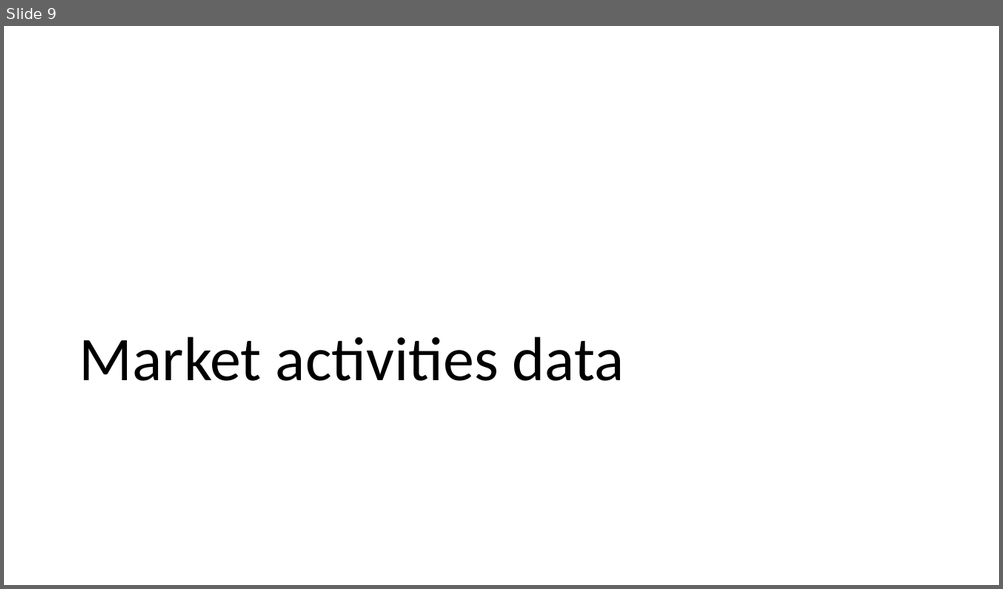
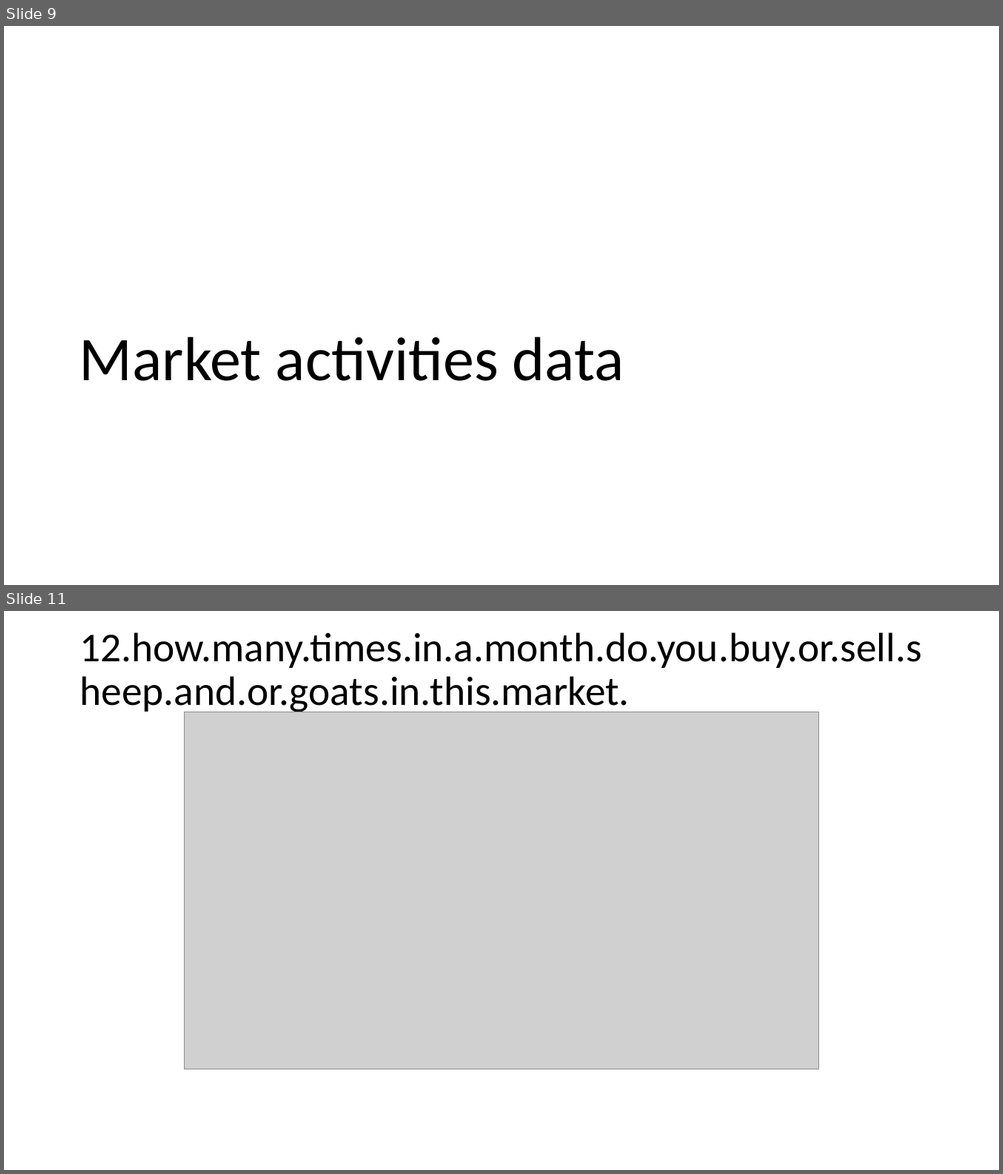
Before and after one commit to BethSavagar/Tanzania_markets, a slide deck: results-presentations/markets-descriptive-analysis.pptx. Shown one above the other, each under a label of ours: slide 9 before the commit, slides 9 and 11 after it; the slides between them are not shown. The pictures are 1003x589 and 1003x1174 pixels, drawn with LibreOffice and Linux fonts; fonts in the diff are those of the drawing; grey boxes stand for pictures. Boxes give left, top, right and bottom in pixels: in the first picture for what was removed or moved away, otherwise in the second. Text is boxed around its words. In the diff, an @@ line names an element or a change of style, - is before the commit and + after.

Commit message:
update presentation

```diff
--- a/results-presentations/markets-descriptive-analysis.pptx
+++ b/results-presentations/markets-descriptive-analysis.pptx
@@ slide 11 added at [4, 611, 999, 1170], background #FFFFFF @@
@@ title added at [79, 632, 921, 715], 39.6 pt, text #000000 @@
+12.how.many.times.in.a.month.do.you.buy.or.sell.sheep.and.or.goats.in.this.market.
@@ picture added at [185, 712, 819, 1070] @@
```
Also in this commit, not shown: 1 other slide added, 1 slide removed.
